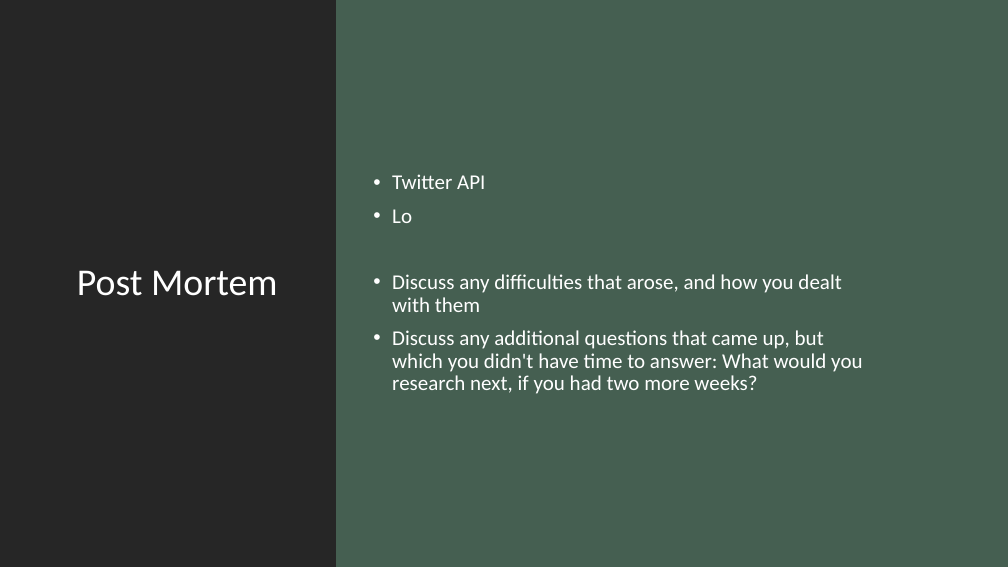
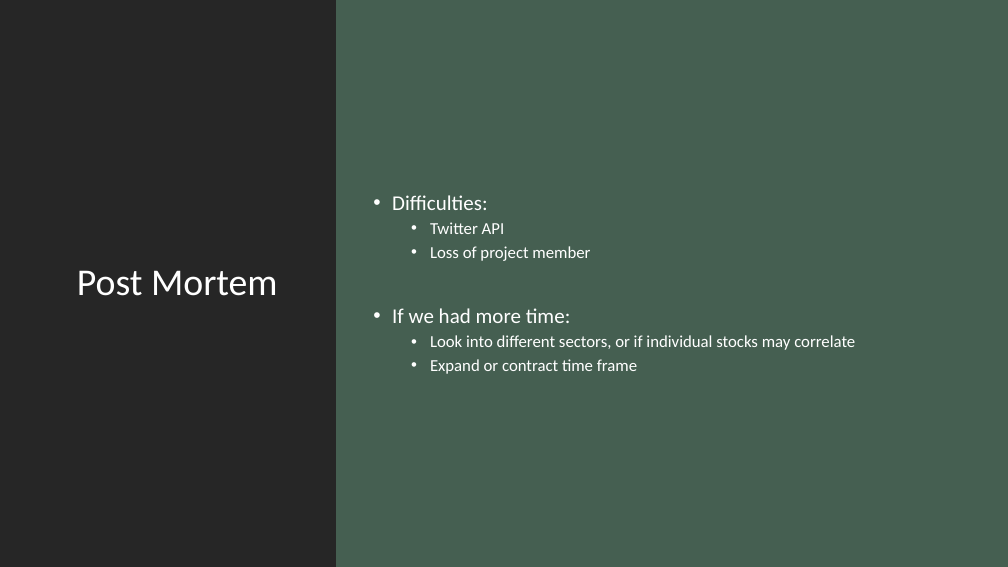
Before and after one commit to ashleighdevito/Cryptocurrency, a slide deck: slide 17 of Presentation/1_cryptocurrency_presentation.pptx (slide 12 before the commit). Drawn at 1008x567 pixels with LibreOffice and Linux fonts; fonts in the diff are those of the drawing. Boxes give left, top, right and bottom in pixels: in the first picture for what was removed or moved away, otherwise in the second. Text is boxed around its words. In the diff, an @@ line names an element or a change of style, - is before the commit and + after.

```diff
--- a/Presentation/1_cryptocurrency_presentation.pptx
+++ b/Presentation/1_cryptocurrency_presentation.pptx
@@ text at [392,195,487,210]: paragraph added @@
+• Difficulties:
@@ text at [430,222,505,234]: size 20 to 16 pt in "Twitter API"; list level 1 to 2 in "Twitter API" @@
@@ text at [392,246,855,374]: text changed; size 20 to 16 pt @@
-• Lo
-• Discuss any difficulties that arose, and how you dealt with them
-• Discuss any additional questions that came up, but which you didn't have time to answer: What would you research next, if you had two more weeks?
+  • Loss of project member
+• If we had more time:
+  • Look into different sectors, or if individual stocks may correlate
+  • Expand or contract time frame
```
Also in this commit, not shown: 2 other slides changed, 5 slides added, 5 other files.
